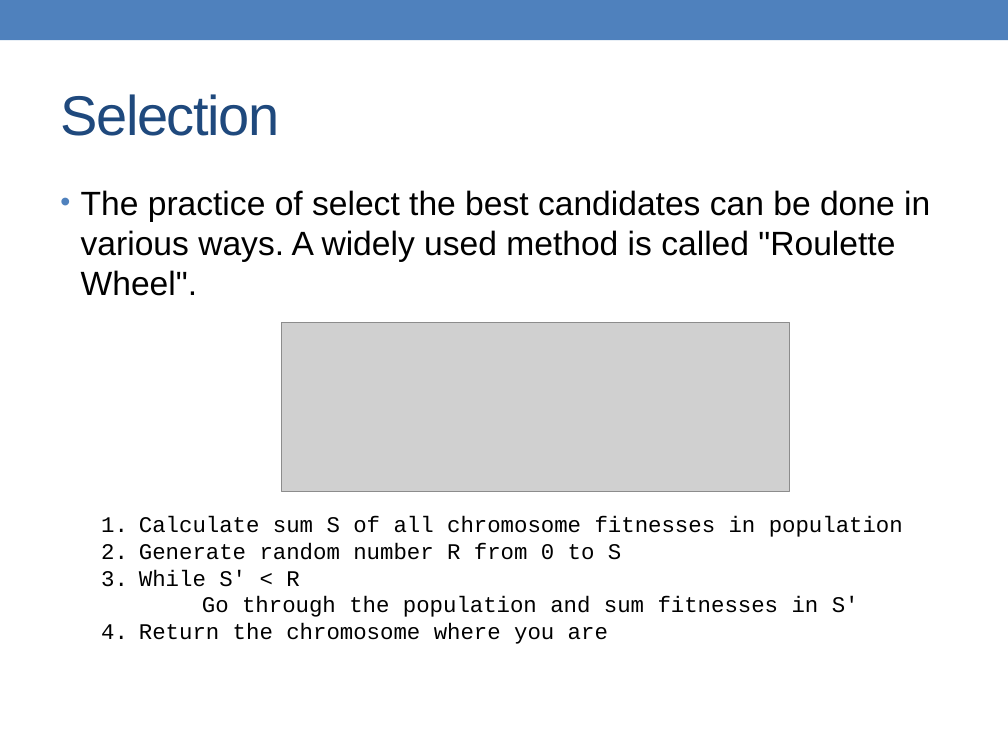
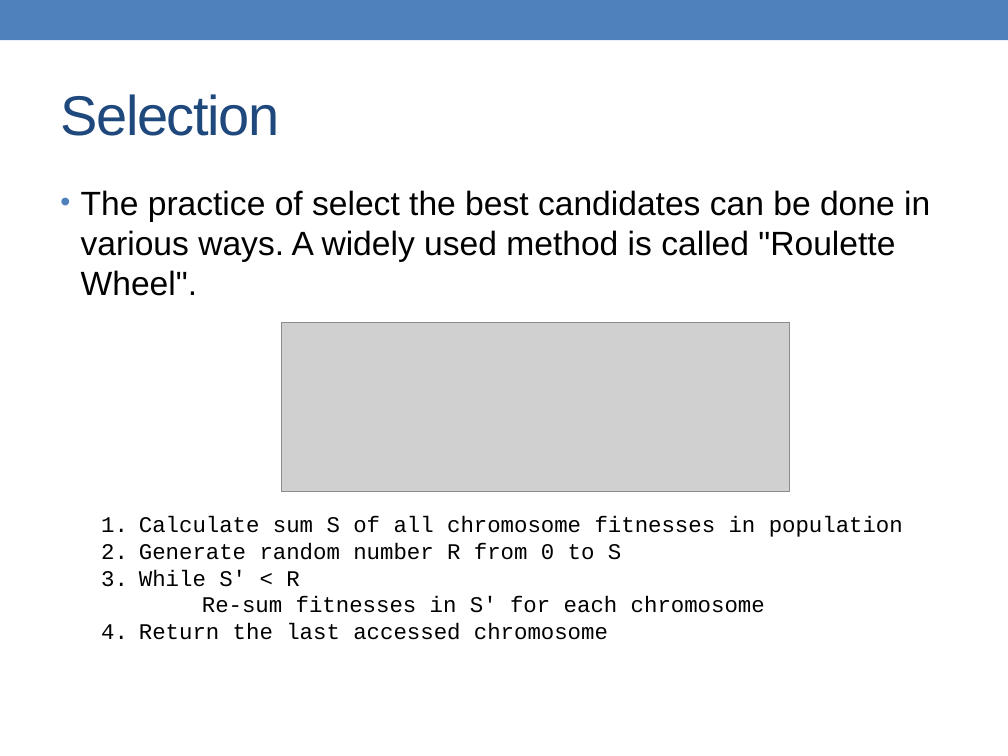
Before and after one commit to alessandrofrancesconi/carwin, a slide deck: slide 21 of presentation.pptx. Drawn at 1008x756 pixels with LibreOffice and Linux fonts; fonts in the diff are those of the drawing; grey boxes stand for pictures. Boxes give left, top, right and bottom in pixels: in the first picture for what was removed or moved away, otherwise in the second. Text is boxed around its words. In the diff, an @@ line names an element or a change of style, - is before the commit and + after.

```diff
--- a/presentation.pptx
+++ b/presentation.pptx
@@ text at <box>139,569,765,640</box>: text changed @@
-3. While S' < R
-   Go through the population and sum fitnesses in S'
-4. Return the chromosome where you are
+3. While S' < R
+   Re-sum fitnesses in S' for each chromosome
+4. Return the last accessed chromosome
```
Also in this commit, not shown: 2 other slides changed, 12 other files.
